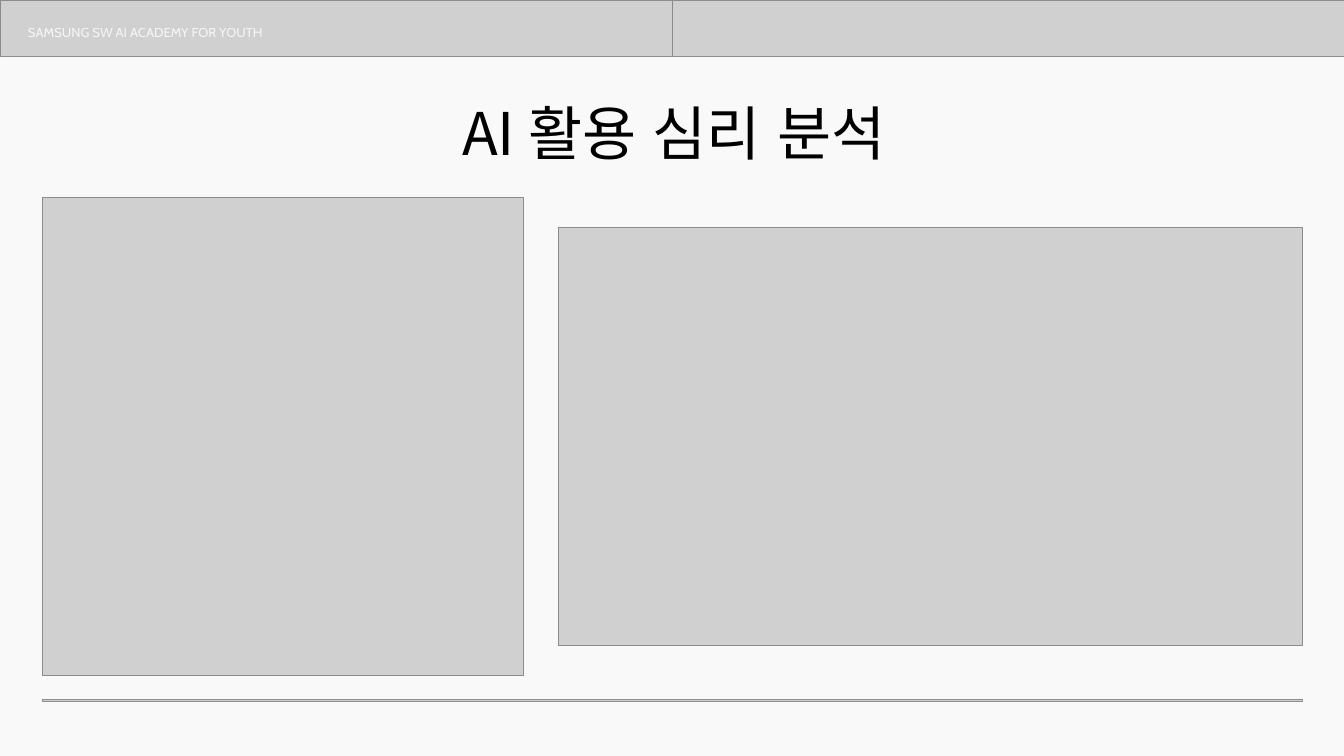
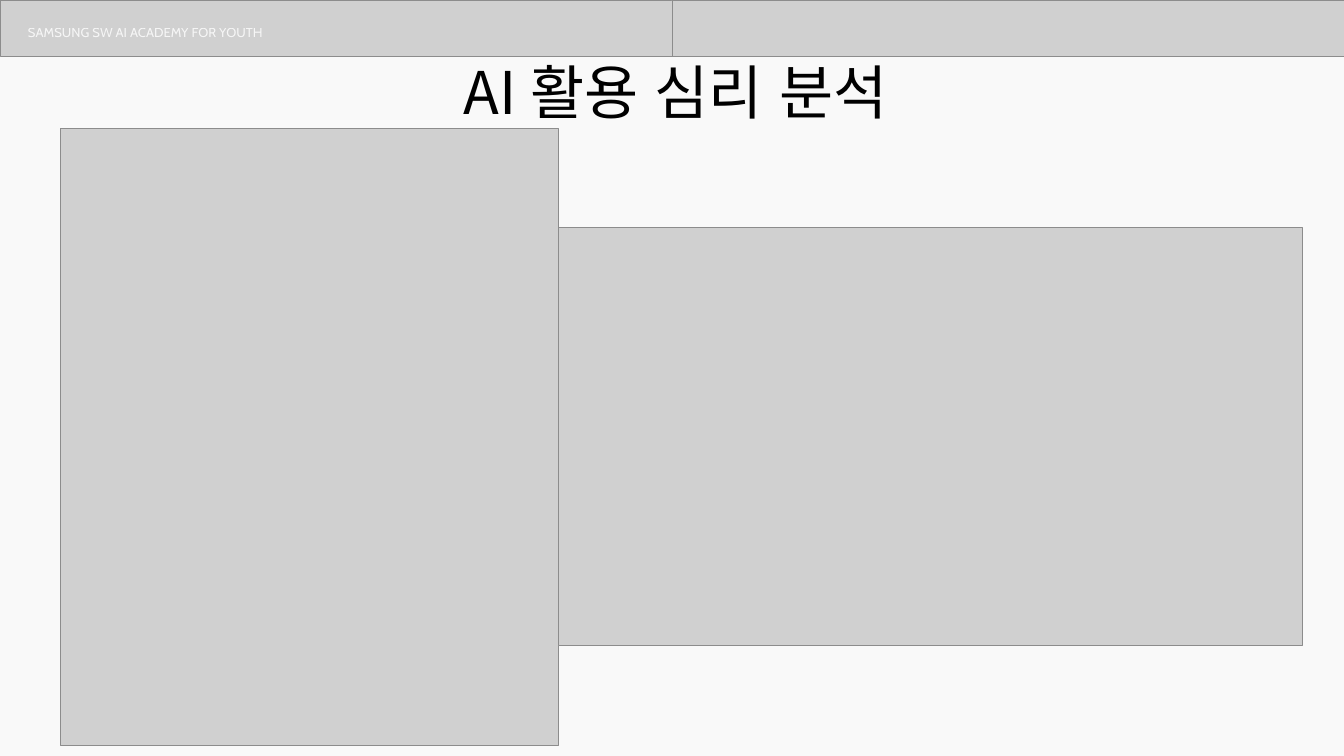
Before and after one commit to seok0205/MaumCanvas, a slide deck: slide 15 of docs/13기_공통PJT_중간발표_E108_마음캔버스.pptx. Drawn at 1344x756 pixels with LibreOffice and Linux fonts; fonts in the diff are those of the drawing; grey boxes stand for pictures. Boxes give left, top, right and bottom in pixels: in the first picture for what was removed or moved away, otherwise in the second. Text is boxed around its words. In the diff, an @@ line names an element or a change of style, - is before the commit and + after.

```diff
--- a/docs/13기_공통PJT_중간발표_E108_마음캔버스.pptx
+++ b/docs/13기_공통PJT_중간발표_E108_마음캔버스.pptx
@@ text "AI 활용 심리 분석" rewrapped from box(462, 106, 885, 160) to box(464, 54, 887, 129) @@
@@ picture: place and size @@
-picture at box(42, 198, 523, 675)
+picture at box(60, 129, 558, 746)
@@ picture removed at box(42, 699, 1302, 701) @@
```
Also in this commit, not shown: 17 other slides changed, 5 slides added, 1 slide removed.
